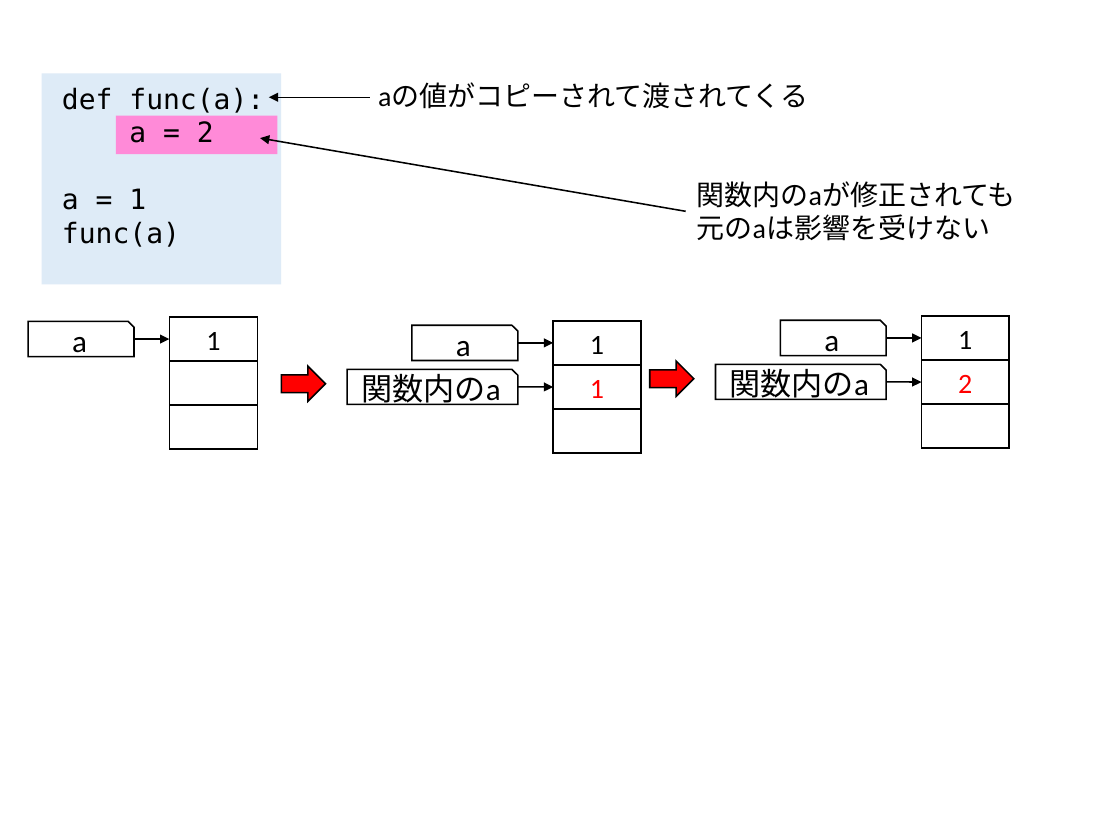
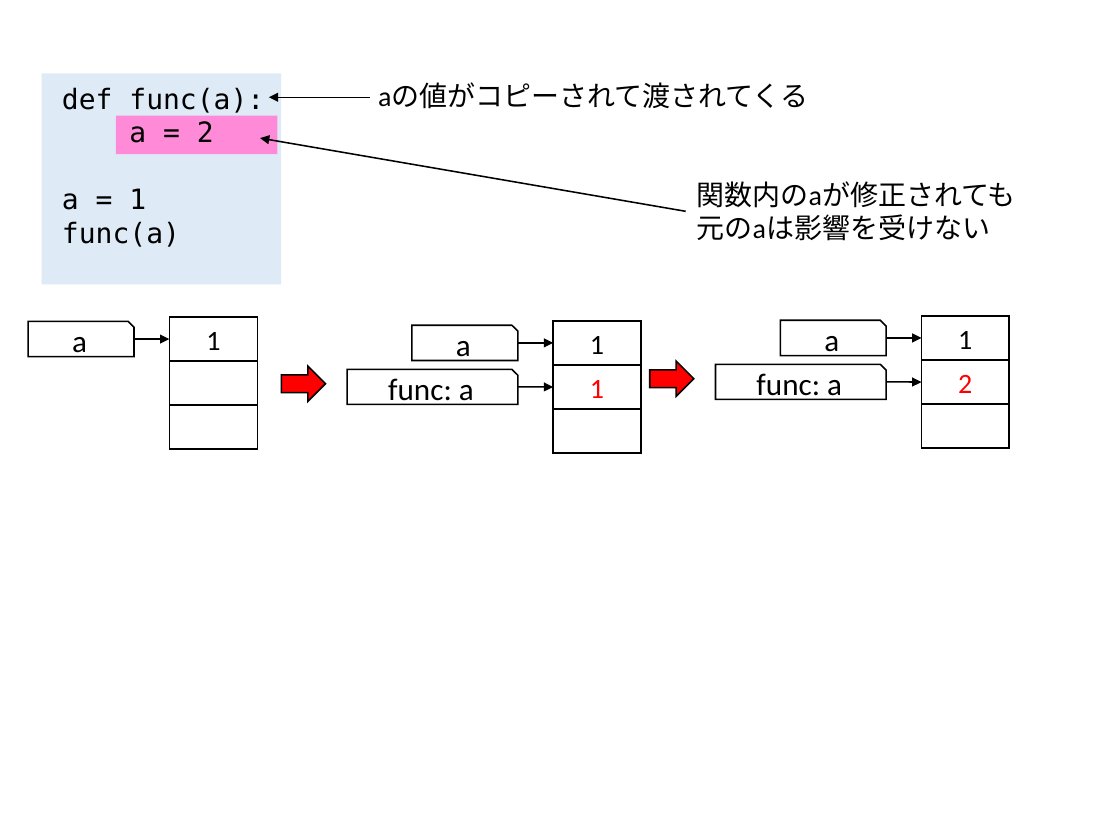
Before and after one commit to kaityo256/python_zero, a slide deck: slide 9 of list/fig/fig.pptx (slide 6 before the commit). Drawn at 1120x840 pixels with LibreOffice and Linux fonts; fonts in the diff are those of the drawing. Boxes give left, top, right and bottom in pixels: in the first picture for what was removed or moved away, otherwise in the second. Text is boxed around its words. In the diff, an @@ line names an element or a change of style, - is before the commit and + after.

```diff
--- a/list/fig/fig.pptx
+++ b/list/fig/fig.pptx
@@ text in snip rect at (388, 378, 474, 405): text changed @@
-関数内のa
+func: a
@@ text in snip rect at (756, 373, 842, 400): text changed @@
-関数内のa
+func: a
```
Also in this commit, not shown: 3 slides added, 4 other files.
